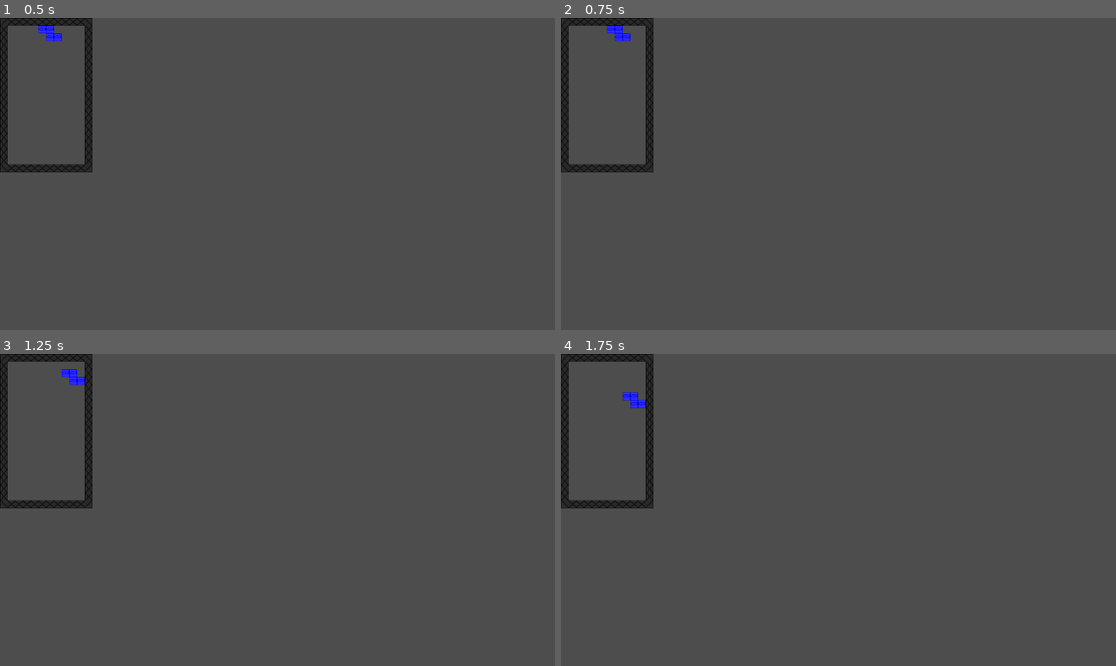
Above: before the commit, frames 1-4 (two rows, left to right).
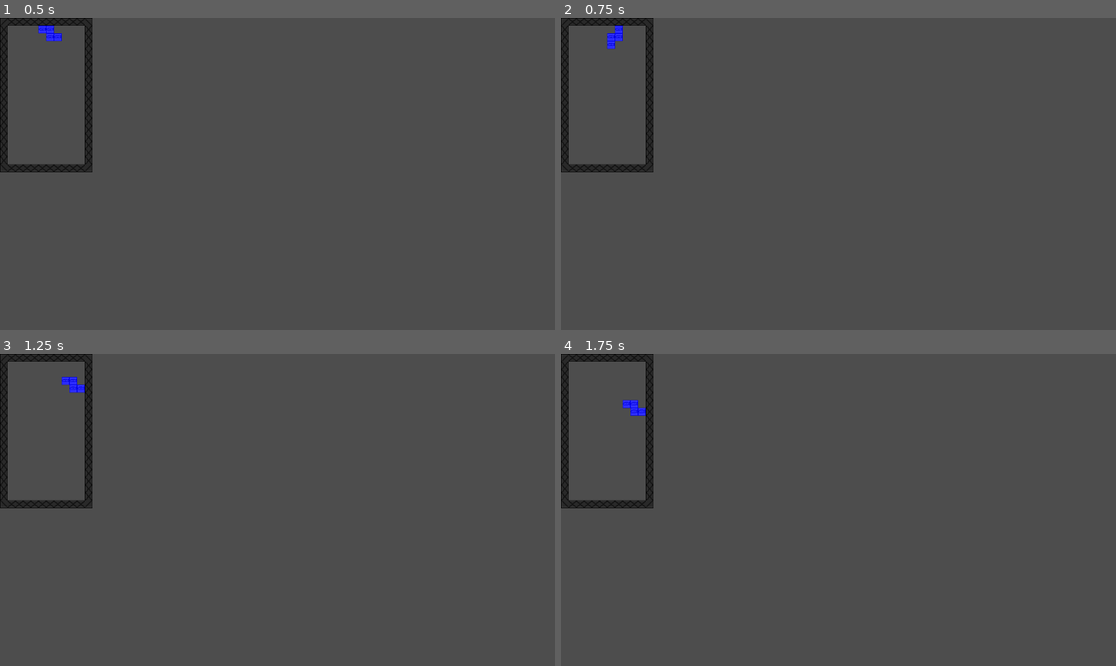
Above: after the commit, the same moments.

Repository: Relaxed-Chowder/octoBlocs
Game: Godot game, scene res://scene/game.tscn
The game is run twice, just before and just after one commit, with the same random seed, the same clock (stepped at 60 frames per second) and the same inputs.
Inputs:
- Up to frame 1 (0.5 s): no input
- Up to frame 2 (0.75 s): tap Enter at 0.5 s; hold Right (ui_right) from 0.53 s (still down); hold R from 0.53 s (still down)
- Up to frame 3 (1.25 s): keep holding Right (ui_right); keep holding R
- Up to frame 4 (1.75 s): release Right (ui_right) at 1.28 s; release R at 1.28 s; hold Down (ui_down) from 1.28 s (still down); tap R at 1.35 s

Frame 1 is identical in both runs. In frame 2, 0.1% of the frame differs, in the area x 8-13%, y 2-11%; in frame 3, 0.2%, in the area x 11-16%, y 4-13%; in frame 4, 0.2%.

Commit message:
rotation partially working

Diff:
--- a/octo-blocs/scene/game.tscn
+++ b/octo-blocs/scene/game.tscn
@@ -80,3 +80,9 @@
 [node name="active" type="TileMapLayer" parent="." unique_id=944566080]
 tile_set = SubResource("TileSet_xwcet")
 script = ExtResource("2_dbls1")
+
+[node name="Timer" type="Timer" parent="active" unique_id=912369130]
+wait_time = 0.5
+one_shot = true
+
+[connection signal="timeout" from="active/Timer" to="active" method="_on_timer_timeout"]
--- a/octo-blocs/scripts/tile_map_layer.gd
+++ b/octo-blocs/scripts/tile_map_layer.gd
@@ -63,6 +63,7 @@
 const ROWS : int = 18
 
 # movement
+var rotate_cooldown := 0.5
 const start_pos := Vector2i(5,1)
 var current_pos : Vector2i
 
@@ -97,7 +98,9 @@
 
 # Called every frame. 'delta' is the elapsed time since the previous frame.
 func _process(delta: float):
-	if Input.is_action_pressed("r"):
+	if Input.is_physical_key_pressed(KEY_R) and rotate_cooldown:
+		rotate_cooldown = false
+		$Timer.start()
 		rotate_piece()
 
 	if Input.is_action_pressed("ui_down"):
@@ -155,10 +158,21 @@
 		erase_cell(current_pos + i)
 
 func rotate_piece():
-	clear_piece()
-	rotation_index = (rotation_index + 1) % piece_type[0].size()
-	active_piece = piece_type[0][rotation_index]
-	draw_piece(active_piece, current_pos, piece_type[1])
+	if can_rotate():
+		clear_piece()
+		rotation_index = (rotation_index + 1) % piece_type[0].size()
+		active_piece = piece_type[0][rotation_index]
+		draw_piece(active_piece, current_pos, piece_type[1])
+
+func can_rotate():
+	var canRotate = true
+	var temp_rotation_index : int = (rotation_index + 1) % piece_type[0].size()
+	var temp_active_piece = piece_type[0][temp_rotation_index]
+	for i in piece_type[0][0]:
+		print(i)
+		if not is_free(i+current_pos):
+			canRotate = false
+	return canRotate
 
 func move_piece(dir):
 	if can_move(dir):
@@ -171,8 +185,10 @@
 	for i in active_piece:
 		if not is_free(i+current_pos+dir):
 			canMove = false
-
 	return canMove
 
 func is_free(pos):
 	return board_layer.get_cell_tile_data(pos) == null
+
+func _on_timer_timeout() -> void:
+	rotate_cooldown = true
